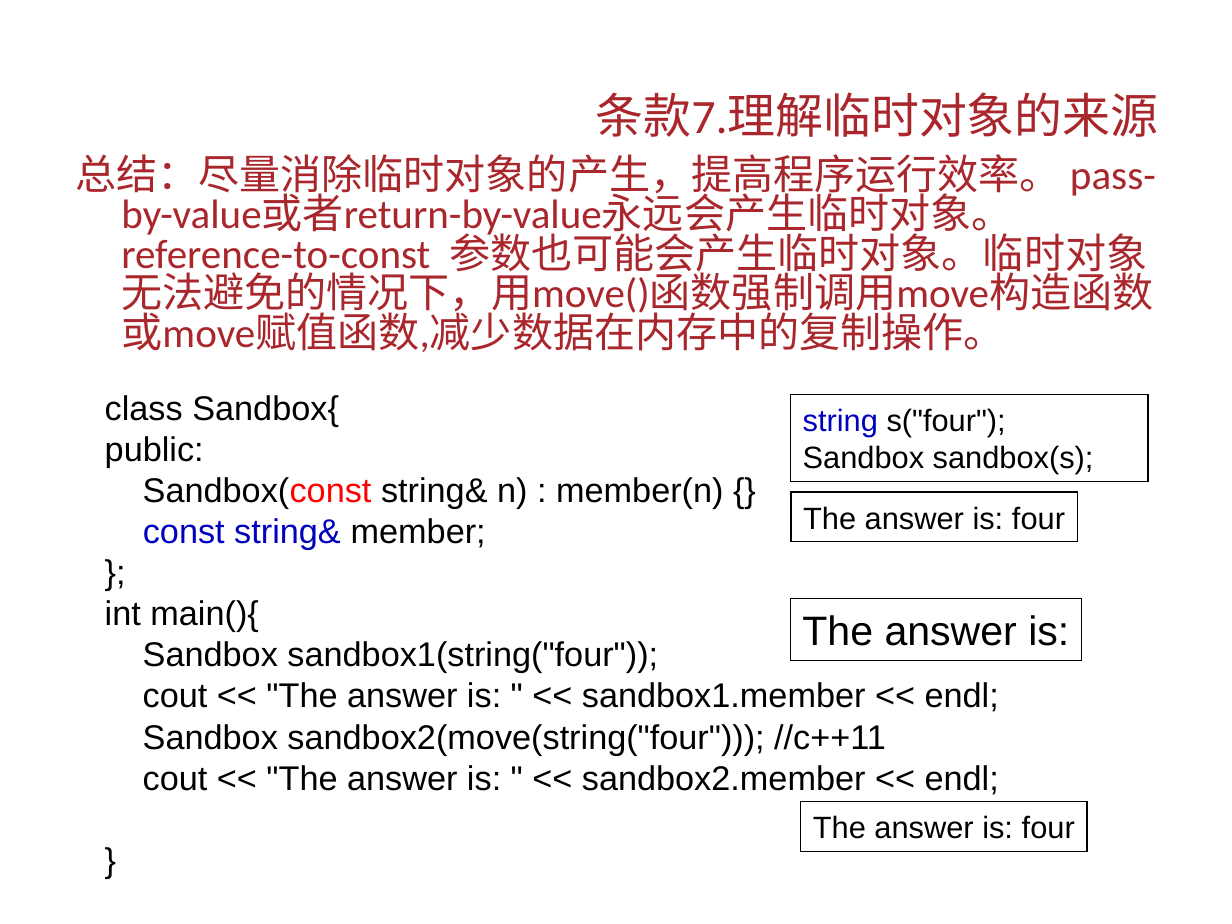
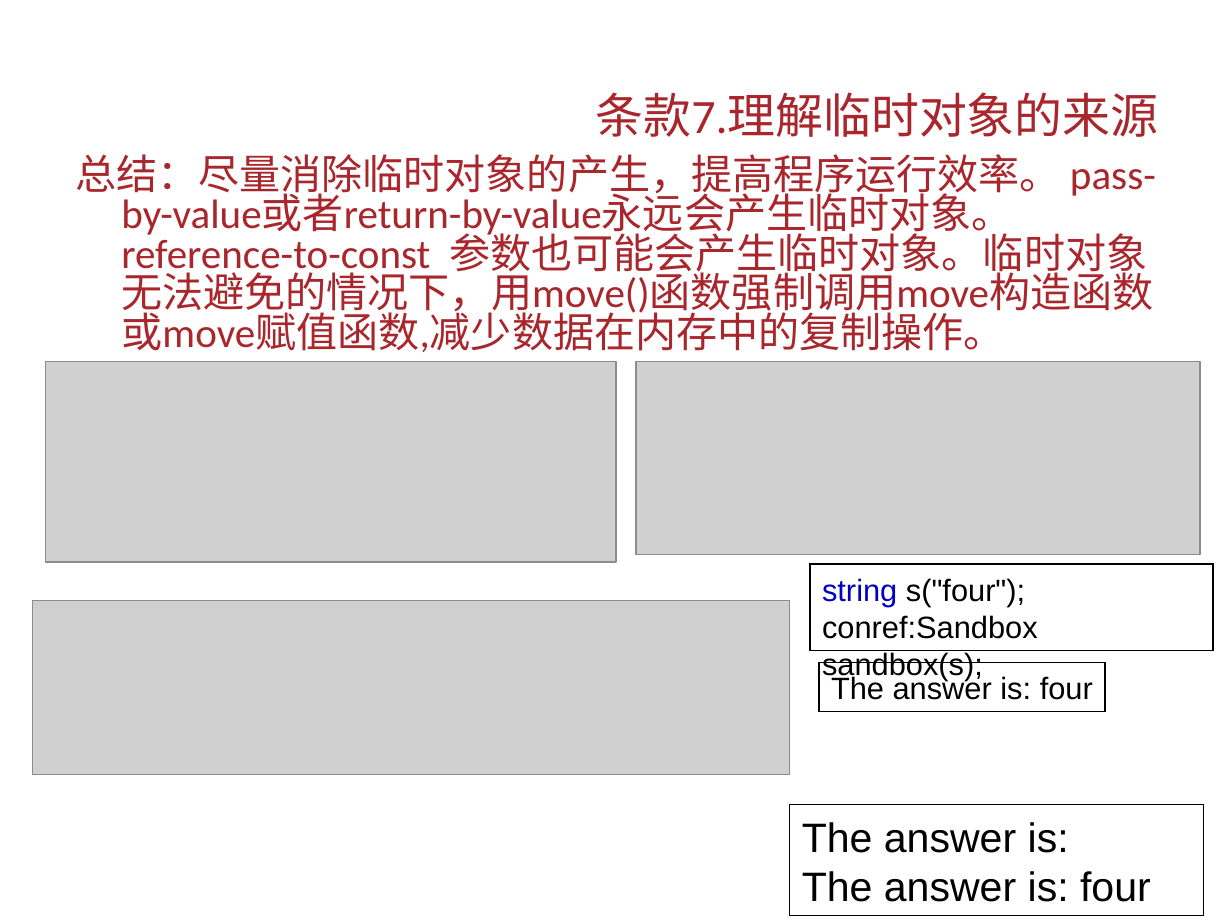
Before and after one commit to Changhe160/Changhe160.github.io, a slide deck: slide 13 of teachingRes/Cplusplus/unit13C++编程杂谈.ppt. Drawn at 1232x924 pixels with LibreOffice and Linux fonts; fonts in the diff are those of the drawing; grey boxes stand for pictures; background and template pictures are left out. Boxes give left, top, right and bottom in pixels: in the first picture for what was removed or moved away, otherwise in the second. Text is boxed around its words. In the diff, an @@ line names an element or a change of style, - is before the commit and + after.

Commit message:
C++

```diff
--- a/teachingRes/Cplusplus/unit13C++编程杂谈.ppt
+++ b/teachingRes/Cplusplus/unit13C++编程杂谈.ppt
@@ picture added at [46, 362, 616, 563] @@
@@ picture added at [636, 362, 1200, 556] @@
@@ text removed at [105, 395, 999, 795] @@
-class Sandbox{
-public:
-Sandbox(const string& n) : member(n) {}
-const string& member;
-};
-int main(){
-Sandbox sandbox1(string("four"));
-cout << "The answer is: " << sandbox1.member << endl;
-Sandbox sandbox2(move(string("four"))); //c++11
-cout << "The answer is: " << sandbox2.member << endl;
-}
@@ rectangle "string s("four");": place and size @@
-rectangle "string s("four");" at [791, 394, 1148, 480]
+rectangle "string s("four");" at [809, 564, 1212, 650]
@@ rectangle removed at [790, 599, 1080, 660] @@
-The answer is:
@@ picture added at [32, 601, 790, 775] @@
@@ text in rectangle at [822, 615, 1038, 680]: text changed @@
-Sandbox sandbox(s);
+conref:Sandbox sandbox(s);
@@ rectangle "The answer is: four": place and size @@
-rectangle "The answer is: four" at [801, 802, 1087, 851]
+rectangle "The answer is: four" at [819, 663, 1105, 712]
@@ rectangle "The answer is:": place and size @@
-rectangle "The answer is:" at [791, 492, 1077, 541]
+rectangle "The answer is:" at [790, 804, 1204, 915]
@@ text in rectangle at [802, 822, 1069, 853]: paragraph added @@
+The answer is:
@@ text in rectangle at [802, 871, 1151, 902]: size 18 to 24 pt in "The answer is: four" @@
```
